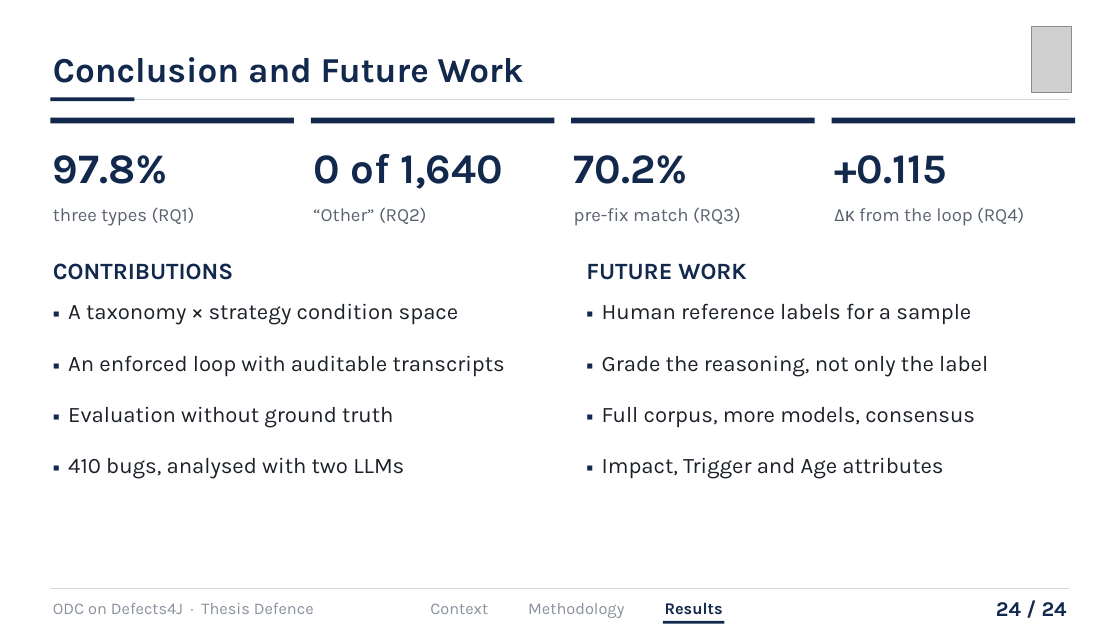
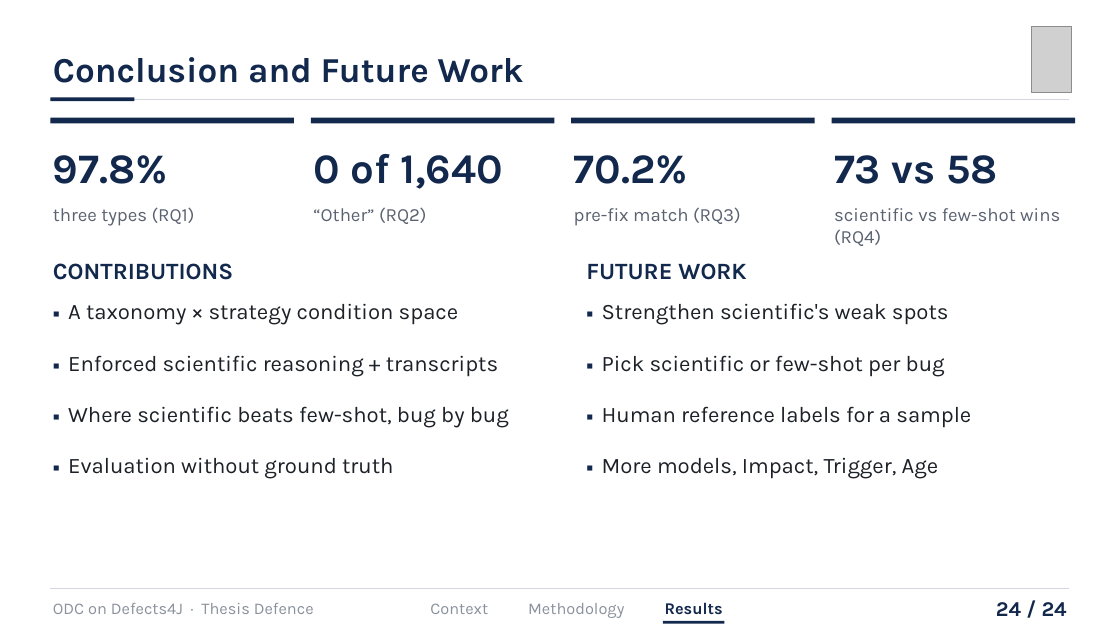
Before and after one commit to hasin023/d4j_odc_implementation, a slide deck: slide 24 of iut_submissions/presentation/Defence/SWE_Orthogonal Defect Classification on Defects4J Using an LLM-Driven Scientific Approach_presentation.pptx. Drawn at 1120x630 pixels with LibreOffice and Linux fonts; fonts in the diff are those of the drawing; grey boxes stand for pictures. Boxes give left, top, right and bottom in pixels: in the first picture for what was removed or moved away, otherwise in the second. Text is boxed around its words. In the diff, an @@ line names an element or a change of style, - is before the commit and + after.

```diff
--- a/iut_submissions/presentation/Defence/SWE_Orthogonal Defect Classification on Defects4J Using an LLM-Driven Scientific Approach_presentation.pptx
+++ b/iut_submissions/presentation/Defence/SWE_Orthogonal Defect Classification on Defects4J Using an LLM-Driven Scientific Approach_presentation.pptx
@@ text at <box>834,155,998,184</box>: text changed @@
-+0.115
+73 vs 58
@@ text at <box>834,208,1060,246</box>: text changed @@
-Δκ from the loop (RQ4)
+scientific vs few-shot wins (RQ4)
@@ text at <box>602,303,949,377</box>: paragraphs added @@
+▪ Strengthen scientific's weak spots
+▪ Pick scientific or few-shot per bug
@@ text at <box>68,355,509,428</box>: text changed @@
-▪ An enforced loop with auditable transcripts
+▪ Enforced scientific reasoning + transcripts
+▪ Where scientific beats few-shot, bug by bug
@@ text at <box>68,458,404,479</box>: paragraph removed @@
-▪ 410 bugs, analysed with two LLMs
@@ text at <box>602,458,939,479</box>: text changed @@
-▪ Grade the reasoning, not only the label
-▪ Full corpus, more models, consensus
-▪ Impact, Trigger and Age attributes
+▪ More models, Impact, Trigger, Age
```
Also in this commit, not shown: 18 other slides changed, 6 slides added, 6 slides removed, 4 other files.
